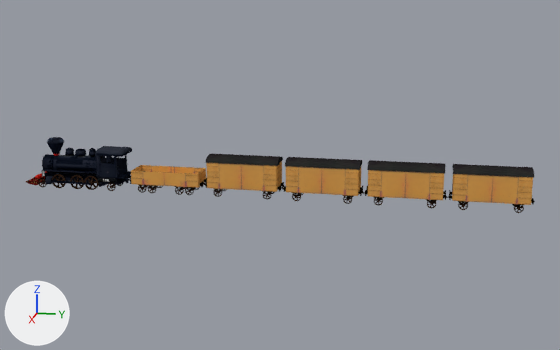
The Blender file Modelli_Finali/Altro/Treno.blend: old version first, new version second.
Both versions are drawn from a 50 mm lens placed at (118.4, 60.2, 33.3), pointed at (-0.4, 36.4, 3.6). The lights are fixed; the arrows at lower left show +X, +Y and +Z.

Names of what the first picture shows: 'Carbone', 'Treno', 'Vagoncino', 'Vagoncino.001', 'Vagoncino.002', 'Vagoncino.003'.
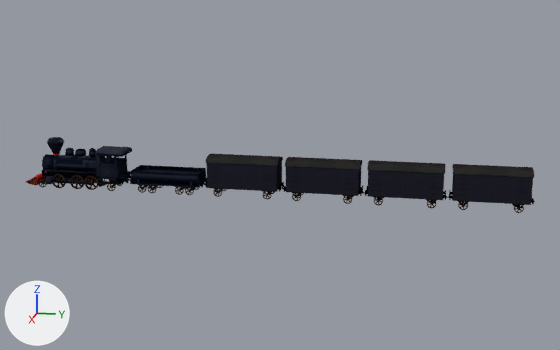
The edits, one by one:
Picture 'VagoncinoScuro_TXT.png' (img_vagoncinoscuro_txt_png) is new.
Material 'Material_VagoncinoScuro' (mat_material_vagoncinoscuro) is new.
Its texture is img_vagoncinoscuro_txt_png.
me_cube_021 has 372 vertices, 360 faces and spans x -2.3..2.3, y -6.44..0.0, z 0.53..6.53.
me_cube_021 no longer uses material mat_material_vagoncino_001 (picture img_vagoncino_txt_png_001).
me_cube_021 now uses material mat_material_vagoncinoscuro (picture img_vagoncinoscuro_txt_png).
me_cube_020 has 372 vertices, 360 faces and spans x -2.3..2.3, y -6.44..0.0, z 0.53..6.53.
me_cube_020 no longer uses material mat_material_vagoncino_001 (picture img_vagoncino_txt_png_001).
me_cube_020 now uses material mat_material_vagoncinoscuro (picture img_vagoncinoscuro_txt_png).
me_cube_017 has 372 vertices, 360 faces and spans x -2.3..2.3, y -6.44..0.0, z 0.53..6.53.
me_cube_017 no longer uses material mat_material_vagoncino_001 (picture img_vagoncino_txt_png_001).
me_cube_017 now uses material mat_material_vagoncinoscuro (picture img_vagoncinoscuro_txt_png).
me_cube_013 has 243 vertices, 234 faces and spans x -2.2..0.0, y -6.45..0.0, z 0.53..3.7.
me_cube_013 is used by ob_carbone; location (0.0, 17.8, 0.0).
me_cube_013 no longer uses material mat_material_vagoncino_001 (picture img_vagoncino_txt_png_001).
me_cube_013 part 1: texture (UV) coordinates of 233 of 234 faces, centred in x -2.2..-0.07, y -6.45..-0.26, z 0.54..3.7, changed; they spanned u 0.0..0.91, v 0.0..0.87 and now span u 0.03..0.75, v 0.73..0.92.
me_cube_013 now uses material mat_material_001.
me_cube_006 has 372 vertices, 360 faces and spans x -2.3..2.3, y -6.44..0.0, z 0.53..6.53.
me_cube_006 no longer uses material mat_material_vagoncino_001 (picture img_vagoncino_txt_png_001).
me_cube_006 now uses material mat_material_vagoncinoscuro (picture img_vagoncinoscuro_txt_png).

Boxes (x1, y1, x2, y2) around the edits, measured in the pictures (560 x 350 px):
'Vagoncino.003', recoloured (brown to black)
    both: (449, 171, 535, 207)
'Vagoncino.002', recoloured (brown to black)
    both: (364, 167, 447, 203)
'Vagoncino.001', recoloured (brown to black)
    both: (284, 163, 363, 198)
'Vagoncino', recoloured (brown to black)
    both: (205, 158, 284, 194)
'Carbone', recoloured, surface changed
    both: (130, 165, 207, 190)
